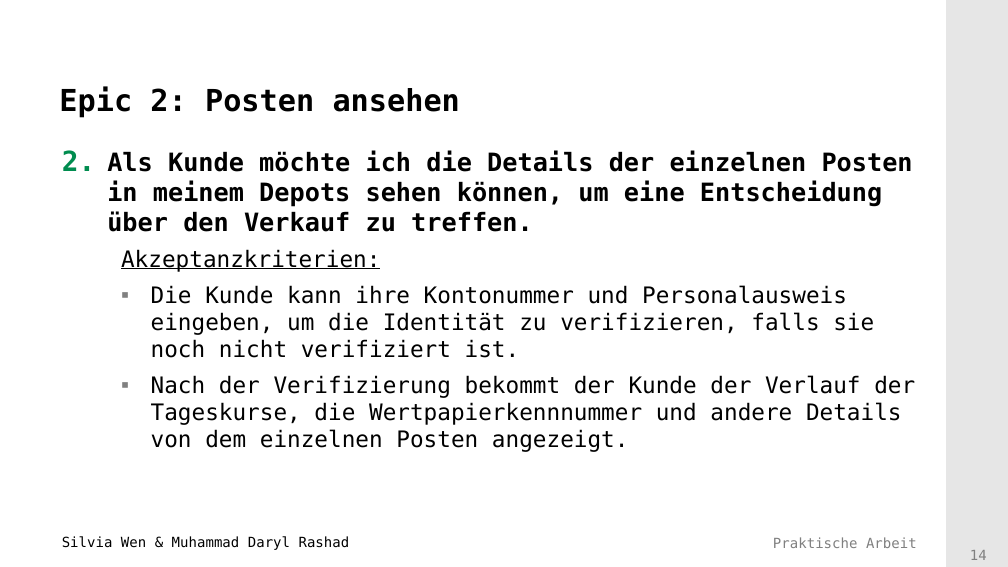
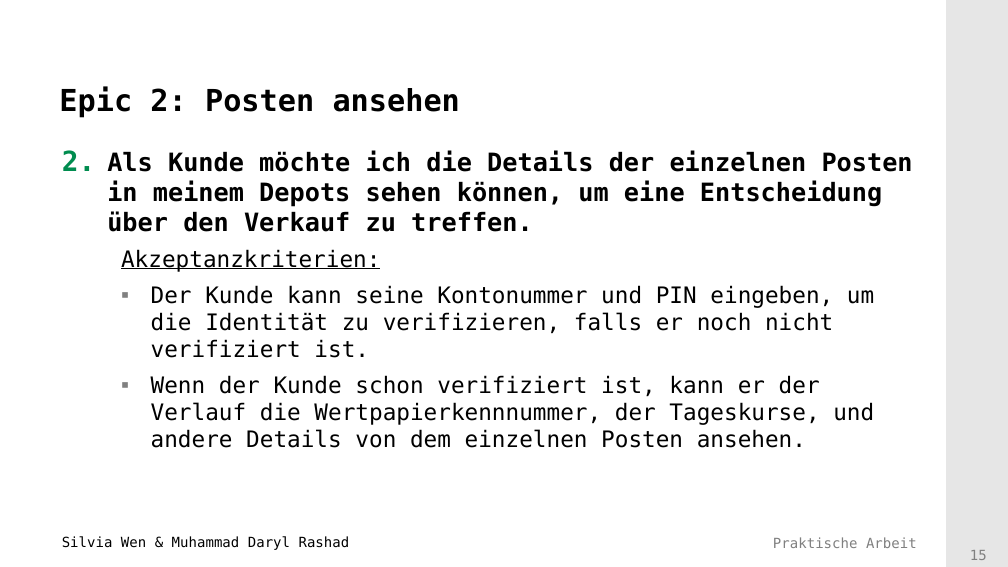
Before and after one commit to Mufasaxi/SimpleBank, a slide deck: slide 15 of Vorlage_Praesentation_2022_Subgroup_2_4_OOA.pptx (slide 14 before the commit). Drawn at 1008x567 pixels with LibreOffice and Linux fonts; fonts in the diff are those of the drawing; background and template pictures are left out. Boxes give left, top, right and bottom in pixels: in the first picture for what was removed or moved away, otherwise in the second. Text is boxed around its words. In the diff, an @@ line names an element or a change of style, - is before the commit and + after.

```diff
--- a/Vorlage_Praesentation_2022_Subgroup_2_4_OOA.pptx
+++ b/Vorlage_Praesentation_2022_Subgroup_2_4_OOA.pptx
@@ text at <box>151,285,874,448</box>: text changed @@
-    ▪ Die Kunde kann ihre Kontonummer und Personalausweis eingeben, um die Identität zu verifizieren, falls sie noch nicht verifiziert ist.
-    ▪ Nach der Verifizierung bekommt der Kunde der Verlauf der Tageskurse, die Wertpapierkennnummer und andere Details von dem einzelnen Posten angezeigt.
+    ▪ Der Kunde kann seine Kontonummer und PIN eingeben, um die Identität zu verifizieren, falls er noch nicht verifiziert ist.
+    ▪ Wenn der Kunde schon verifiziert ist, kann er der Verlauf die Wertpapierkennnummer, der Tageskurse, und andere Details von dem einzelnen Posten ansehen.
@@ page number at <box>970,550,987,560</box>: text changed @@
-14
+15
```
Also in this commit, not shown: 9 other slides changed, 1 slide added.
